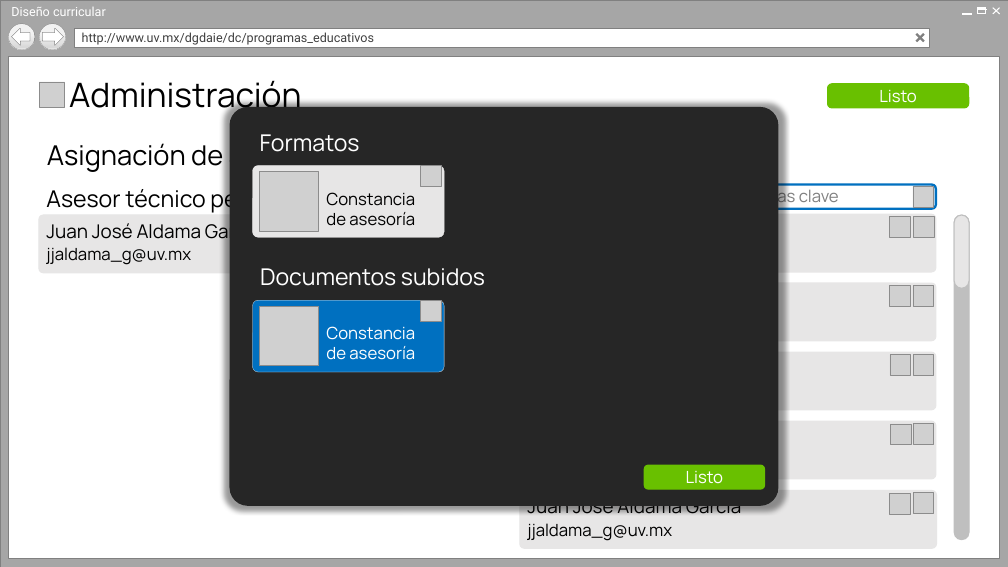
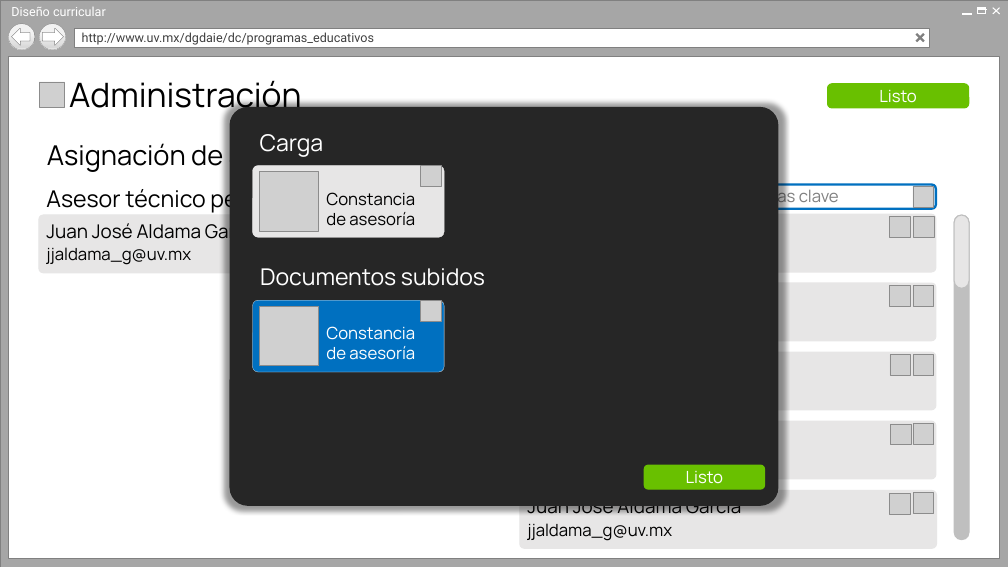
Before and after one commit to Senzho/DISENO_CURRICULAR_SS_05_2019, a slide deck: slide 7 of Diseño/Prototipos V2.pptx. Drawn at 1008x567 pixels with LibreOffice and Linux fonts; fonts in the diff are those of the drawing; grey boxes stand for pictures; background and template pictures are left out. Boxes give left, top, right and bottom in pixels: in the first picture for what was removed or moved away, otherwise in the second. Text is boxed around its words. In the diff, an @@ line names an element or a change of style, - is before the commit and + after.

```diff
--- a/Diseño/Prototipos V2.pptx
+++ b/Diseño/Prototipos V2.pptx
@@ text at (260,134,324,157): text changed @@
-Formatos
+Carga
```
Also in this commit, not shown: 2 other slides changed.
